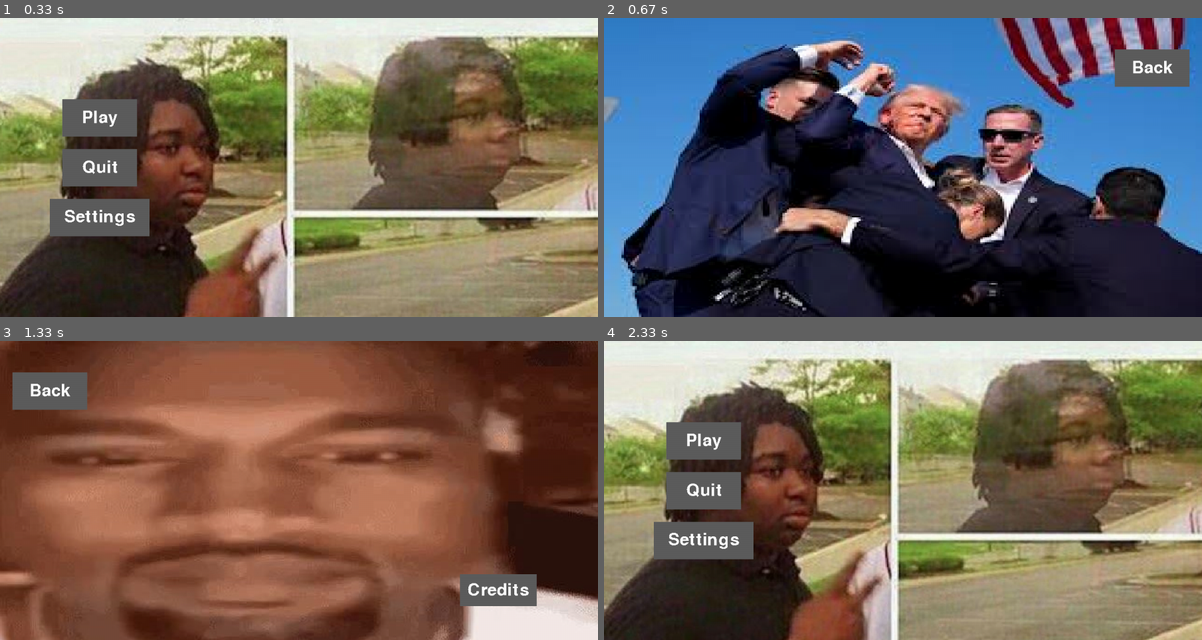
Above: before the commit, frames 1-4 (two rows, left to right).
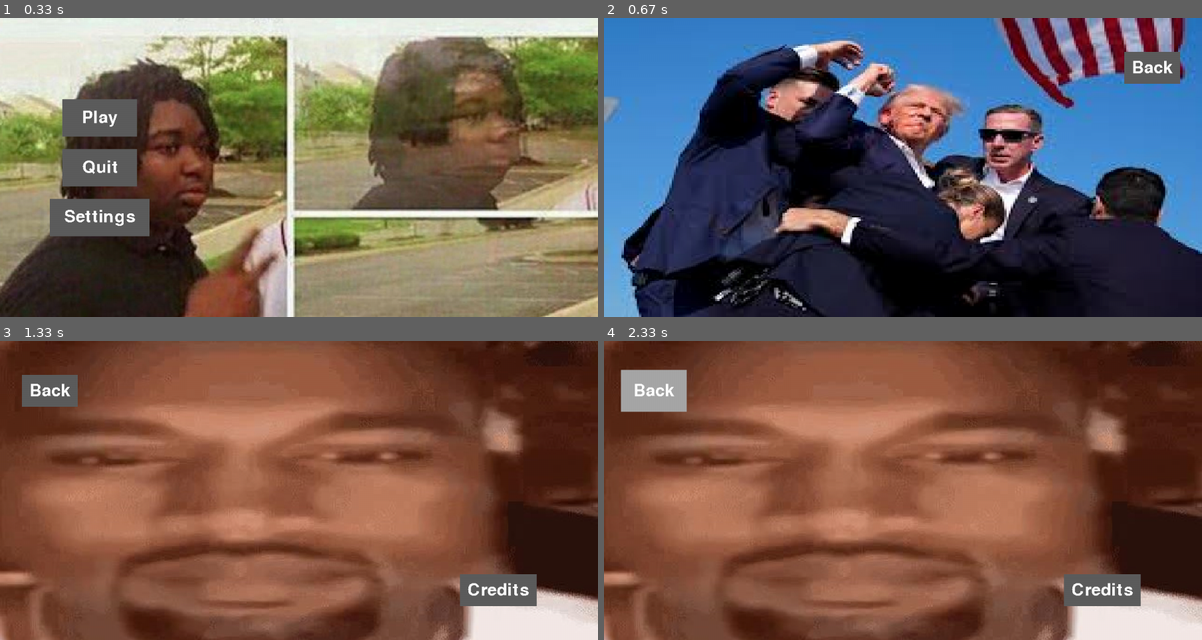
Above: after the commit, the same moments.

Repository: kerothefrog/Actual_Pygame
Game: pygame game, started from main.py
The game is run twice, just before and just after one commit, with the same random seed, the same clock (stepped at 60 frames per second) and the same inputs.
Inputs (mouse positions are in pixels of both pictures, inside the frame that each line leads up to):
- Up to frame 1 (0.33 s): no input
- Up to frame 2 (0.67 s): click "Play" at 0.38 s
- Up to frame 3 (1.33 s): click "Back" at 0.72 s; click "Settings" at 1.22 s
- Up to frame 4 (2.33 s): click (1124, 595) at 1.72 s; click "Back" at 2.05 s

Frame 1 is identical in both runs. In frame 2, 0.6% of the frame differs, in the area x 85-98%, y 10-24%; in frame 3, 0.6%; in frame 4, 96%, in the area x 0-100%, y 0-100%.

Commit message:
working multi level menu..?

Diff:
--- a/credits.py
+++ b/credits.py
@@ -15,7 +15,6 @@
             text_color="#FFFFFF",
             color="#5D5D5D",
             hover_color="#A7A7A7",
-            size=(150,75)
         ))
 
     def draw(self):
@@ -24,6 +23,9 @@
         self.back_button.draw(self.screen)
         self.back_button.update(self.screen)
 
+        return 'credits'
+
+    def if_button_pressed(self):
         if self.back_button.sprite.is_pressed():
             return 'settings'
         else:
--- a/main.py
+++ b/main.py
@@ -1,8 +1,20 @@
 import pygame, sys
-from starting_background import StartMenu
+from starting_menu import StartMenu
 from settings import Settings
 from main_menu import MainMenu
 from credits import Credits
+
+def get_class(state:str):
+    if state == 'start menu':
+        return start_menu
+    elif state == 'settings':
+        return settings
+    elif state == 'main_menu':
+        return main_menu
+    elif state == 'credits':
+        return credits
+    else:
+        raise ValueError('Invalid state')
 
 pygame.init()
 screen = pygame.display.set_mode((1200, 600))
@@ -20,17 +32,12 @@
         if event.type == pygame.QUIT:
             pygame.quit()
             sys.exit()
+        if event.type == pygame.MOUSEBUTTONDOWN:
+            if event.button == 1:
+                curr_state = get_class(curr_state).if_button_pressed()
 
 
-    if curr_state == 'start menu':
-        curr_state = start_menu.draw()
-    elif curr_state == 'main_menu':
-        curr_state = main_menu.draw()
-    elif curr_state == 'settings':
-        curr_state = settings.draw()
-    elif curr_state == 'credits':
-        curr_state = credits.draw()
-
+    curr_state = get_class(curr_state).draw()
 
     pygame.display.update()
     clock.tick(60)
--- a/main_menu.py
+++ b/main_menu.py
@@ -15,7 +15,6 @@
             text_color="#FFFFFF",
             color="#5D5D5D",
             hover_color="#A7A7A7",
-            size=(150,75)
         ))
 
     def draw(self):
@@ -24,6 +23,9 @@
         self.back_button.draw(self.screen)
         self.back_button.update(self.screen)
 
+        return 'main_menu'
+
+    def if_button_pressed(self):
         if self.back_button.sprite.is_pressed():
             return 'start menu'
         else:
--- a/settings.py
+++ b/settings.py
@@ -15,7 +15,6 @@
             text_color="#FFFFFF",
             color="#5D5D5D",
             hover_color="#A7A7A7",
-            size=(150,75)
         ))
 
         self.credits_button = pygame.sprite.GroupSingle(Interactive_button(
@@ -36,6 +35,10 @@
         self.credits_button.draw(self.screen)
         self.credits_button.update(self.screen)
 
+        return 'settings'
+
+
+    def if_button_pressed(self):
         if self.back_button.sprite.is_pressed():
             return 'start menu'
         if self.credits_button.sprite.is_pressed():
--- a/starting_background.py
+++ b/starting_menu.py
@@ -51,6 +51,10 @@
         self.setting_button.draw(self.screen)
         self.setting_button.update(self.screen)
 
+        return 'start menu'
+
+
+    def if_button_pressed(self):
         if self.play_button.sprite.is_pressed():
             return 'main_menu'
         elif self.quit_button.sprite.is_pressed():
